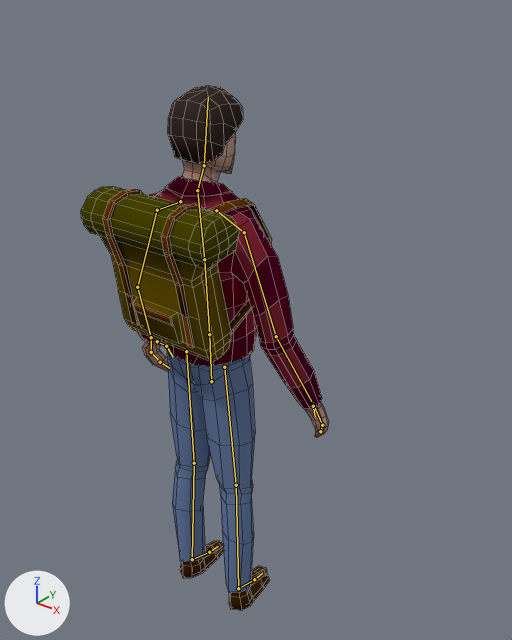
The Blender file Assets/Game/Characters/FirstCharacter.blend as it was, and as the next commit left it.
One viewpoint serves both versions: a camera (50 mm lens) standing at (1.284, -1.414, 1.947) and looking at (0.068, 0.105, 1.006). Arrows for +X, +Y and +Z are at lower left; the lights stay in place. The bones that bend it are drawn over the model as lines. Mesh edges are drawn as thin lines.

Names of what the first picture shows: 'Backpack', 'Body', 'Hair', 'Shirt', 'Shoe', 'Trousers'.
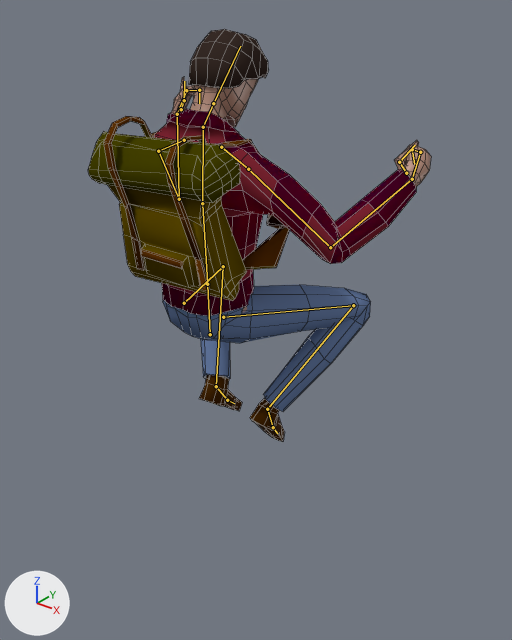
Commit message: Jump animation

The newer file adds an action. The first version stands in its rest pose; the second is drawn at frame 12 of the action 'Jump'.

Where the change shows, as pixel boxes [x1, y1, x2, y2] in the pictures (512 x 640 px):
'Backpack', posed
    before: [81, 186, 272, 362]
    after: [88, 116, 289, 301]
'Trousers', posed
    before: [167, 349, 255, 592]
    after: [163, 285, 371, 412]
'Shirt', posed (43% wider, 11% shorter)
    before: [138, 176, 322, 409]
    after: [153, 109, 416, 316]
'Hair', posed (7% wider, 25% shorter)
    before: [168, 85, 243, 164]
    after: [189, 29, 269, 88]
'Body', posed
    before: [142, 132, 329, 437]
    after: [172, 77, 431, 377]
'Shoe', posed
    before: [180, 541, 270, 611]
    after: [199, 374, 284, 442]
bone 'Hips', root to tip
    before: (211, 381) to (209, 334)
    after: (210, 334) to (207, 284)
bone 'Chest', root to tip
    before: (204, 259) to (197, 190)
    after: (202, 203) to (203, 127)
bone 'Neck', root to tip
    before: (197, 190) to (204, 165)
    after: (203, 127) to (213, 103)
bone 'Head', root to tip
    before: (204, 165) to (208, 97)
    after: (213, 103) to (240, 46)
bone 'Upper Arm.L', root to tip
    before: (157, 210) to (137, 287)
    after: (158, 151) to (179, 199)
bone 'Lower Arm.L', root to tip
    before: (137, 287) to (151, 337)
    after: (179, 199) to (177, 114)
bone 'Hand.L', root to tip
    before: (151, 337) to (151, 352)
    after: (177, 114) to (186, 90)
bone 'Upper Fingers.L', root to tip
    before: (151, 352) to (160, 362)
    after: (186, 90) to (199, 90)
bone 'Lower FIngers.L', root to tip
    before: (160, 362) to (169, 368)
    after: (199, 90) to (199, 103)
bone 'Upper Thumb.L', root to tip
    before: (157, 341) to (166, 346)
    after: (181, 109) to (184, 100)
bone 'Lower Thumb.L', root to tip
    before: (166, 346) to (173, 357)
    after: (184, 100) to (184, 81)
bone 'Upper Arm.R', root to tip
    before: (244, 232) to (276, 336)
    after: (248, 169) to (330, 247)
bone 'Lower Arm.R', root to tip
    before: (276, 336) to (313, 404)
    after: (330, 247) to (412, 179)
bone 'Hand.R', root to tip
    before: (313, 404) to (322, 425)
    after: (412, 179) to (420, 152)
bone 'Upper Fingers.R', root to tip
    before: (322, 425) to (320, 431)
    after: (420, 152) to (412, 149)
bone 'Lower FIngers.R', root to tip
    before: (320, 431) to (318, 432)
    after: (412, 149) to (414, 164)
bone 'Upper Thumb.R', root to tip
    before: (313, 405) to (313, 406)
    after: (406, 173) to (399, 162)
bone 'Lower Thumb.R', root to tip
    before: (313, 406) to (315, 416)
    after: (399, 162) to (415, 145)
bone 'Lower Leg.L', root to tip
    before: (194, 463) to (192, 559)
    after: (223, 266) to (216, 386)
bone 'Lower Leg.R', root to tip
    before: (236, 485) to (238, 588)
    after: (353, 305) to (267, 409)

The edits, one by one:
Bone 'Hips' (bone_hips) moves from (0.0, 0.0, 0.0) to (0.0, 0.162, 0.003).
Bone 'Chest' (bone_chest) turns from (0, 0, 0) to (9, 0, 0) degrees about its own x, y and z.
Bone 'Neck' (bone_neck) turns from (0, 0, 0) to (4, 0, 0) degrees about its own x, y and z.
Bone 'Head' (bone_head) turns from (0, 0, 0) to (20, 0, 0) degrees about its own x, y and z.
Bone 'Upper Arm.L' (bone_upper_arm_l) turns from (0, 0, 0) to (49, -17, -8) degrees about its own x, y and z.
Bone 'Lower Arm.L' (bone_lower_arm_l) turns from (0, 0, 0) to (98, -20, -10) degrees about its own x, y and z.
Bone 'Hand.L' (bone_hand_l) turns from (0, 0, 0) to (3, 9, -29) degrees about its own x, y and z.
Bone 'Upper Fingers.L' (bone_upper_fingers_l) turns from (0, 0, 0) to (-6, 0, -31) degrees about its own x, y and z.
Bone 'Lower FIngers.L' (bone_lower_fingers_l) turns from (0, 0, 0) to (-14, -21, -62) degrees about its own x, y and z.
Bone 'Upper Thumb.L' (bone_upper_thumb_l) turns from (0, 0, 0) to (8, 5, 22) degrees about its own x, y and z.
Bone 'Lower Thumb.L' (bone_lower_thumb_l) turns from (0, 0, 0) to (1, -3, 23) degrees about its own x, y and z.
Bone 'Upper Arm.R' (bone_upper_arm_r) turns from (0, 0, 0) to (27, 23, -15) degrees about its own x, y and z.
Bone 'Lower Arm.R' (bone_lower_arm_r) turns from (0, 0, 0) to (85, 45, 18) degrees about its own x, y and z.
Bone 'Hand.R' (bone_hand_r) turns from (0, 0, 0) to (18, -38, 33) degrees about its own x, y and z.
Bone 'Upper Fingers.R' (bone_upper_fingers_r) turns from (0, 0, 0) to (-7, -15, 25) degrees about its own x, y and z.
Bone 'Lower FIngers.R' (bone_lower_fingers_r) turns from (0, 0, 0) to (-40, -4, 73) degrees about its own x, y and z.
Bone 'Upper Thumb.R' (bone_upper_thumb_r) turns from (0, 0, 0) to (5, 5, -16) degrees about its own x, y and z.
Bone 'Lower Thumb.R' (bone_lower_thumb_r) turns from (0, 0, 0) to (-16, 23, -44) degrees about its own x, y and z.
Bone 'Lower Leg.L' (bone_lower_leg_l) turns from (0, 0, 0) to (2, -14, -3) degrees about its own x, y and z.
Bone 'Lower Leg.R' (bone_lower_leg_r) turns from (0, 0, 0) to (2, 14, 3) degrees about its own x, y and z.
Bone 'Leg IK.L' (bone_leg_ik_l) moves from (0.0, 0.0, 0.0) to (-0.018, -0.186, -0.647).
Bone 'Leg IK.L' (bone_leg_ik_l) turns from (0, 0, 0) to (-35, 0, 1) degrees about its own x, y and z.
Bone 'Pull Target.L' (bone_pull_target_l) moves from (0.0, 0.0, 0.0) to (-0.162, -0.006, 0.0).
Bone 'Leg IK.R' (bone_leg_ik_r) moves from (0.0, 0.0, 0.0) to (0.018, -0.186, -0.647).
Bone 'Leg IK.R' (bone_leg_ik_r) turns from (0, 0, 0) to (-49, -1, -1) degrees about its own x, y and z.
Bone 'Pull Target.R' (bone_pull_target_r) moves from (0.0, 0.0, 0.0) to (0.162, -0.006, 0.0).
